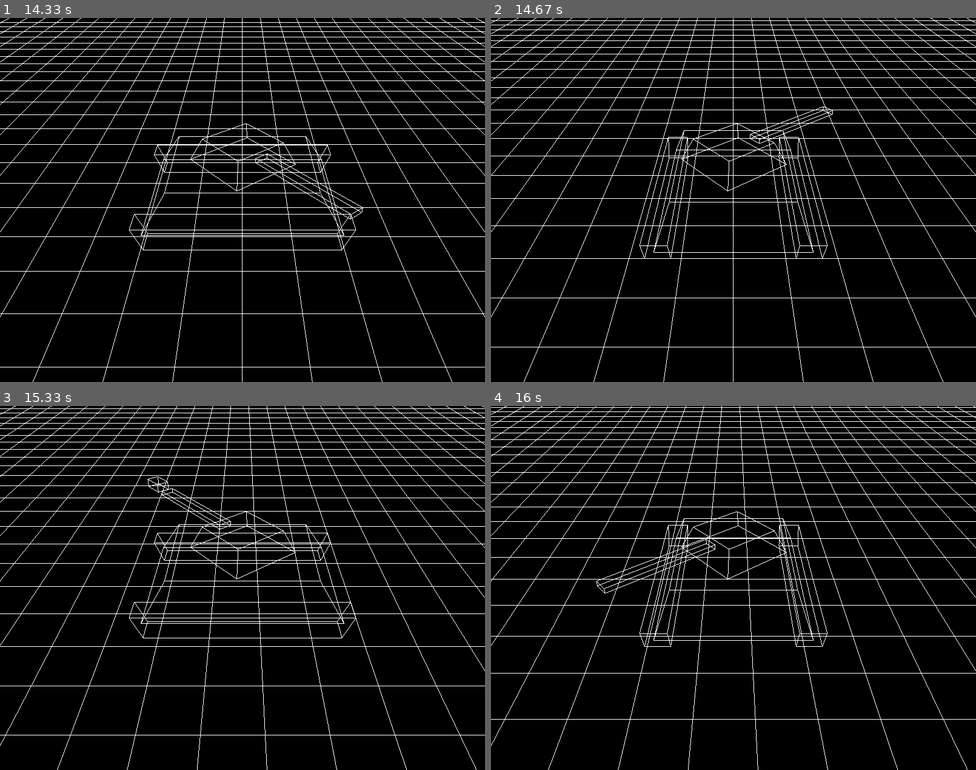
Above: before the commit, frames 1-4 (two rows, left to right).
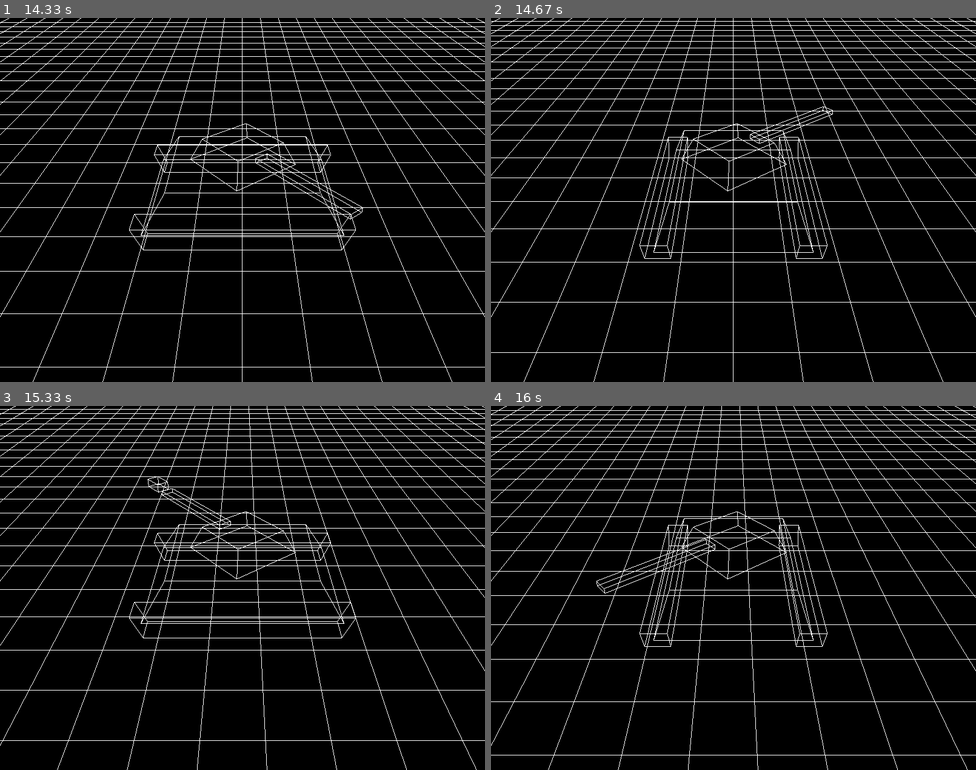
Above: after the commit, the same moments.

Repository: antonioam82/tank_controller
Game: pygame game, started from tank_demo_0.py
Two runs of this game, one before a commit and one after it. Both use one fixed random seed, a clock stepped at 60 frames per second and the inputs below.
Inputs:
- Up to frame 1 (14.33 s): tap C at 0.33 s; tap R at 0.67 s; tap X at 1 s; hold M 1.33-1.8 s; hold Up 1.33-1.8 s; tap T at 1.83 s; tap Z at 2.17 s; hold Up 2.5-2.97 s; tap Y at 2.65, 4.22, 5.55, 6.95, 8.45, 9.85, 11.25, 12.42, 13.98 s; hold Right 3-3.63 s; hold Down 3.67-4.03 s; hold Left 4.07-4.53 s; hold Right 4.57-5.03 s; hold Up 5.07-5.37 s; hold Right 5.4-5.87 s; hold Left 5.9-6.43 s; hold Down 6.47-6.77 s; hold Left 6.8-7.2 s; hold Up 7.23-7.6 s; hold Right 7.63-8.27 s; hold Down 8.3-8.67 s; hold Left 8.7-9.17 s; hold Right 9.2-9.67 s; hold Up 9.7-10 s; hold Right 10.03-10.5 s; hold Left 10.53-11.07 s; hold Down 11.1-11.4 s; hold Left 11.43-11.83 s; hold Up 11.87-12.23 s; hold Right 12.27-12.9 s; hold Down 12.93-13.3 s; hold Left 13.33-13.8 s; hold Right 13.83-14.3 s
- Up to frame 2 (14.67 s): hold Up 14.33-14.63 s; tap C at 14.48 s
- Up to frame 3 (15.33 s): hold Right 14.67-15.13 s; hold Left from 15.17 s (still down); tap Y at 15.32 s
- Up to frame 4 (16 s): release Left at 15.7 s; hold Down from 15.73 s (still down); tap C at 15.88 s

Frame 1 is identical in both runs. In frame 2, 7.1% of the frame differs, in the area x 0-100%, y 0-92%; in frame 3, 7.1%; in frame 4, 7.1%.

Commit message:
Implementación de evento de parada de tanque con tecla 'c'

Diff:
--- a/tank_demo_0.py
+++ b/tank_demo_0.py
@@ -129,6 +129,10 @@
                     grid_mov_z = 0.0
                     model_angle = 90
 
+                elif e.key == K_c:
+                    grid_mov_x = 0.0
+                    grid_mov_z = 0.0
+
                 # ===== DISPARO CORRECTO =====
                 elif e.key == K_y:
                     rot = model_angle + y_tower
@@ -146,15 +150,17 @@
 
         if keys[K_t]:
             sc_y += 1.0
-        if keys[K_r]:
+        elif keys[K_r]:
             sc_y -= 1.0
+
         if keys[K_n]:
             y_tower += 1.1
-        if keys[K_m]:
+        elif keys[K_m]:
             y_tower -= 1.1
+
         if keys[K_z]:
             scale += 0.02
-        if keys[K_x]:
+        elif keys[K_x]:
             scale -= 0.02
 
         # ===== ACTUALIZACIÓN =====
